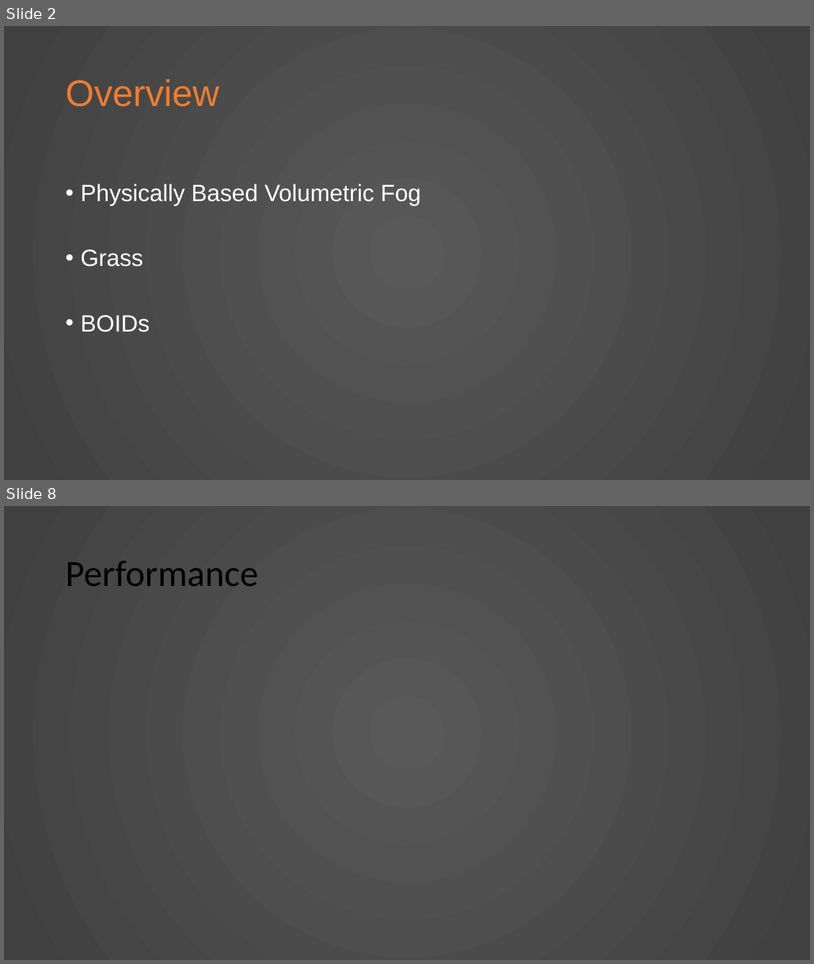
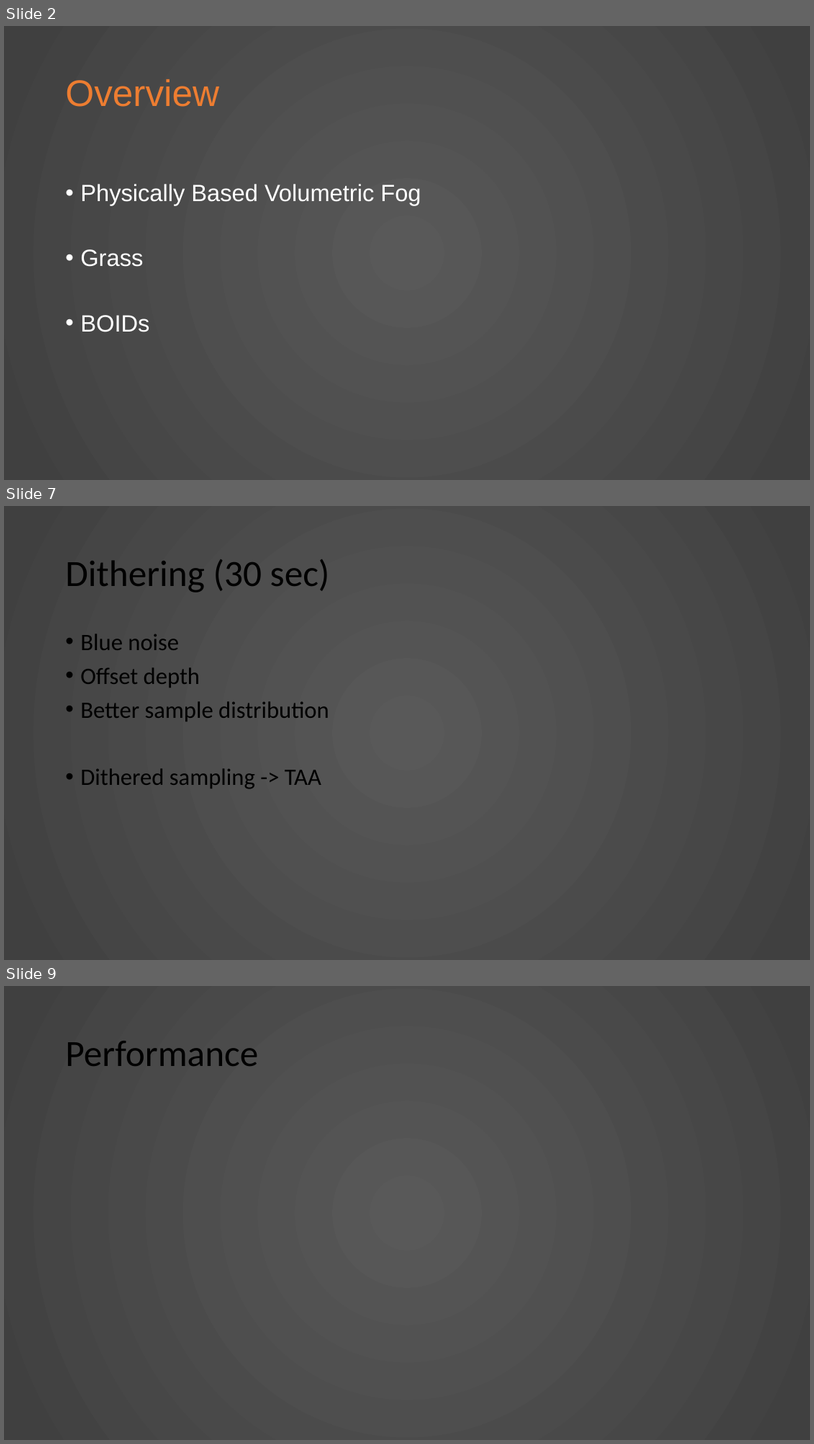
Before and after one commit to KnightTec/ShaderProject, a slide deck: Presentation.pptx. Shown one above the other, each under a label of ours: slides 2 and 8 before the commit, slides 2, 7 and 9 after it; the slides between them are not shown. The pictures are 814x964 and 814x1444 pixels, drawn with LibreOffice and Linux fonts; fonts in the diff are those of the drawing. Boxes give left, top, right and bottom in pixels: in the first picture for what was removed or moved away, otherwise in the second. Text is boxed around its words. In the diff, an @@ line names an element or a change of style, - is before the commit and + after.

```diff
--- a/Presentation.pptx
+++ b/Presentation.pptx
@@ slide 7 added at [4, 506, 810, 960], background gradient #595959 to #404040 @@
@@ title added at [65, 559, 330, 592], 44 pt, text #000000 @@
+Dithering (30 sec)
@@ text added at [80, 633, 329, 789], 28 pt, text #000000 @@
+• Blue noise
+• Offset depth
+• Better sample distribution
+• Dithered sampling -> TAA
@@ what was slide 8 is now slide 9 @@
```
Also in this commit, not shown: 3 slides changed, 2 other slides added, 2 slides removed, 6 other files.
